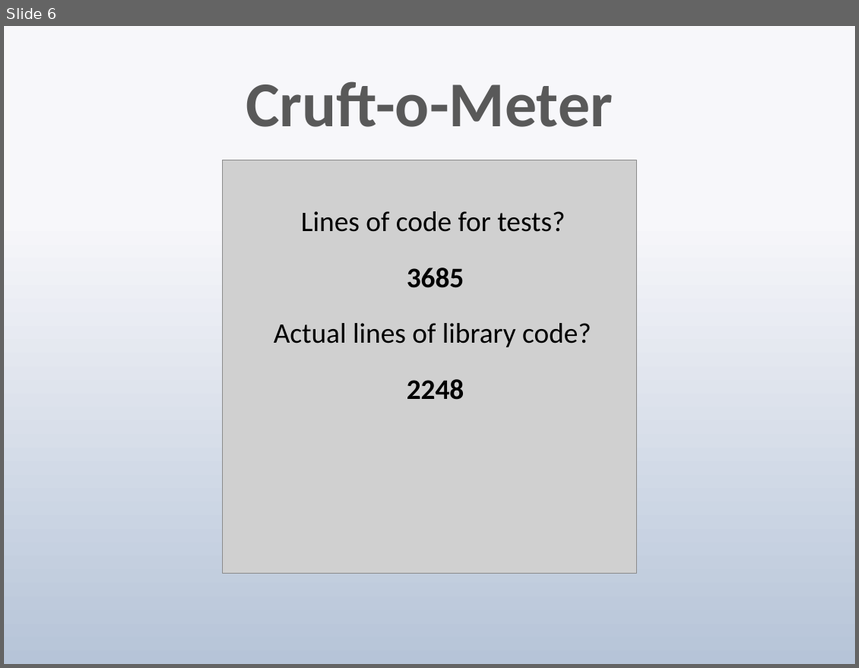
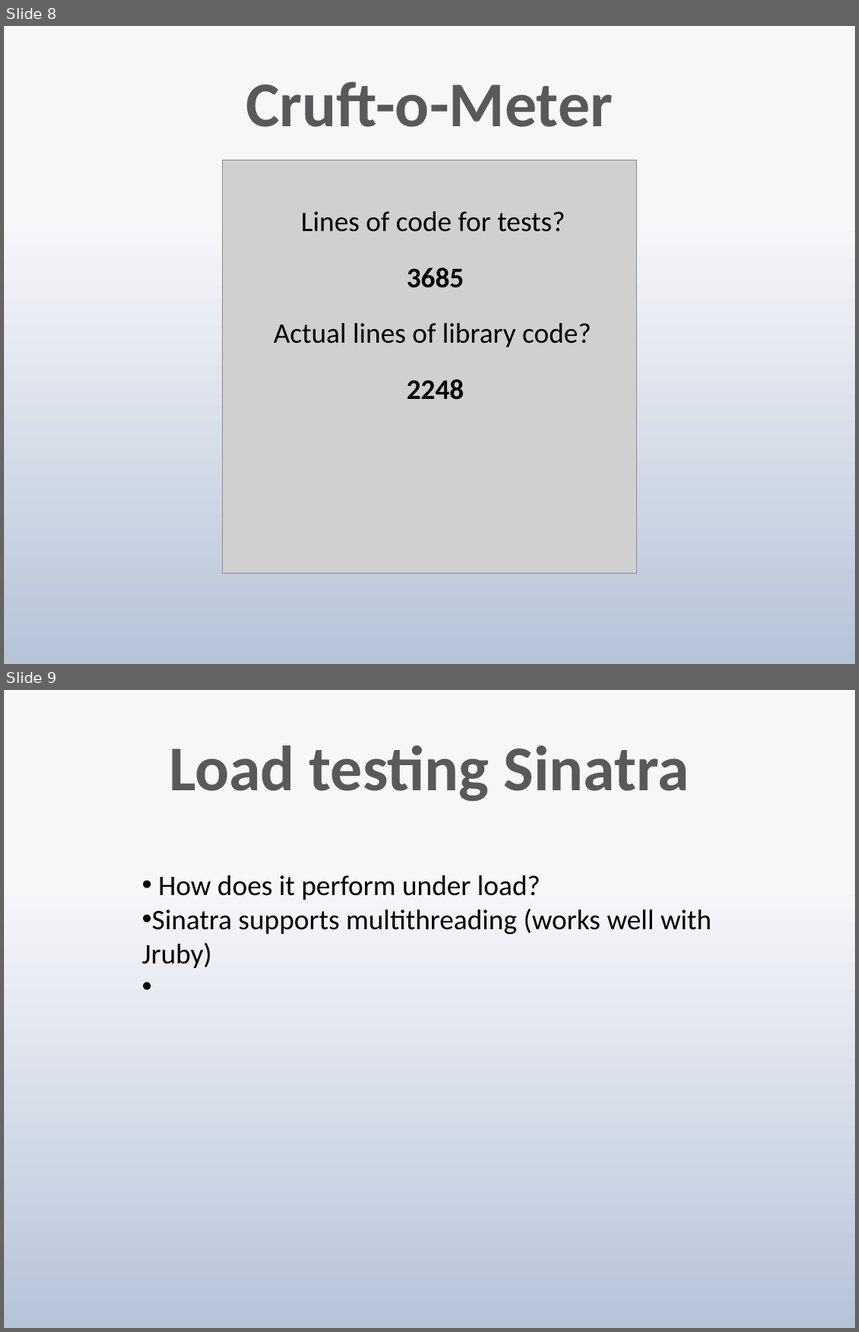
Before and after one commit to techwhizbang/sinatra_slideshow, a slide deck: sinatra.pptx. Shown one above the other, each under a label of ours: slide 6 before the commit, slides 8 and 9 after it. The pictures are 859x668 and 859x1332 pixels, drawn with LibreOffice and Linux fonts; fonts in the diff are those of the drawing; grey boxes stand for pictures. Boxes give left, top, right and bottom in pixels: in the first picture for what was removed or moved away, otherwise in the second. Text is boxed around its words. In the diff, an @@ line names an element or a change of style, - is before the commit and + after.

```diff
--- a/sinatra.pptx
+++ b/sinatra.pptx
@@ slide 9 added at [4,690,855,1328], background gradient #F7F9FB to #B7C6D9 @@
@@ title added at [169,745,690,801], 54 pt, text gradient #595959 to #262626, bold @@
+Load testing Sinatra
@@ text added at [142,875,712,968], 24 pt, text #000000 @@
+• How does it perform under load?
+• Sinatra supports multithreading (works well with Jruby)
@@ what was slide 6 is now slide 8 @@
```
Also in this commit, not shown: 1 slide changed, 6 other slides added, 2 other files.
